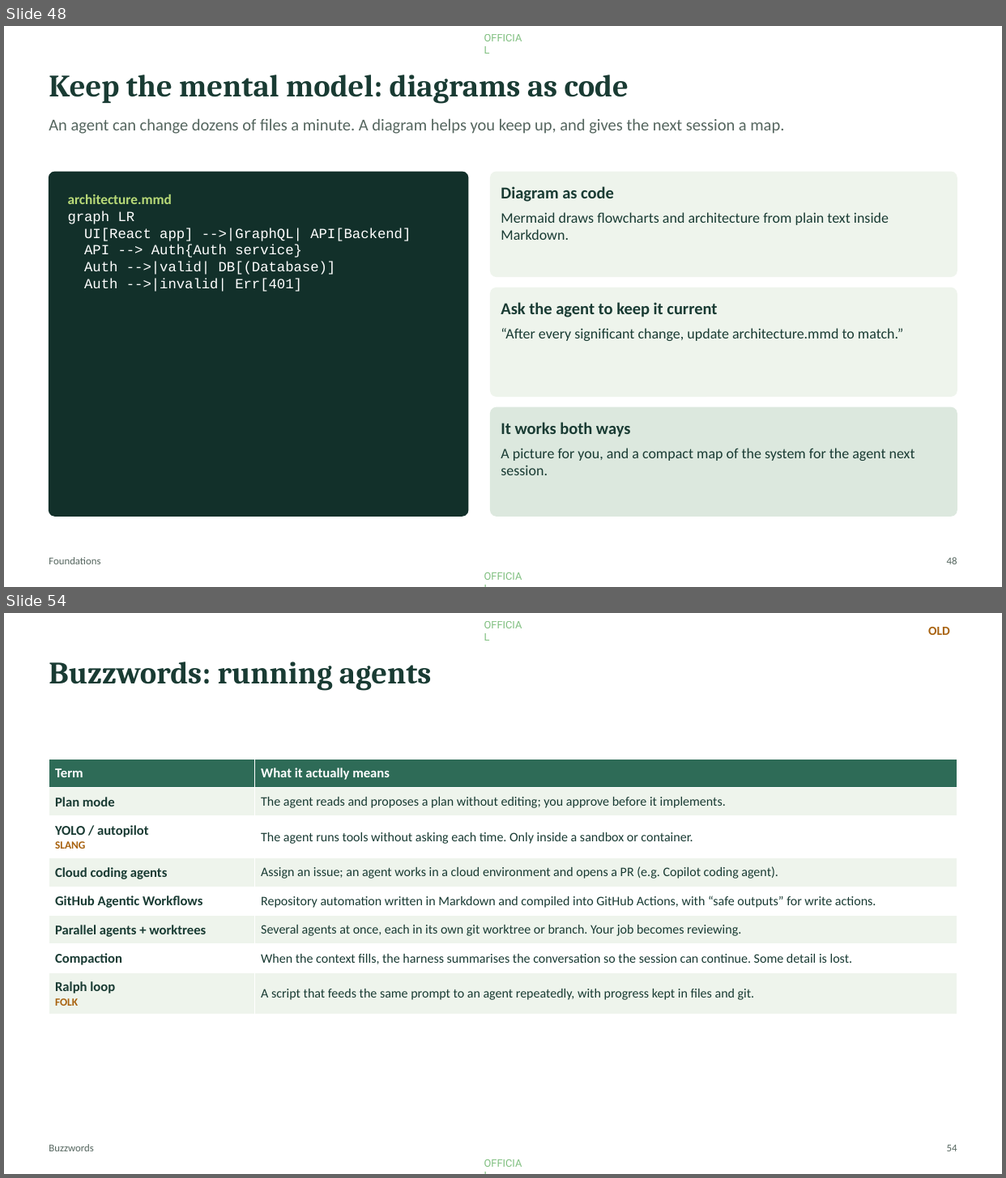
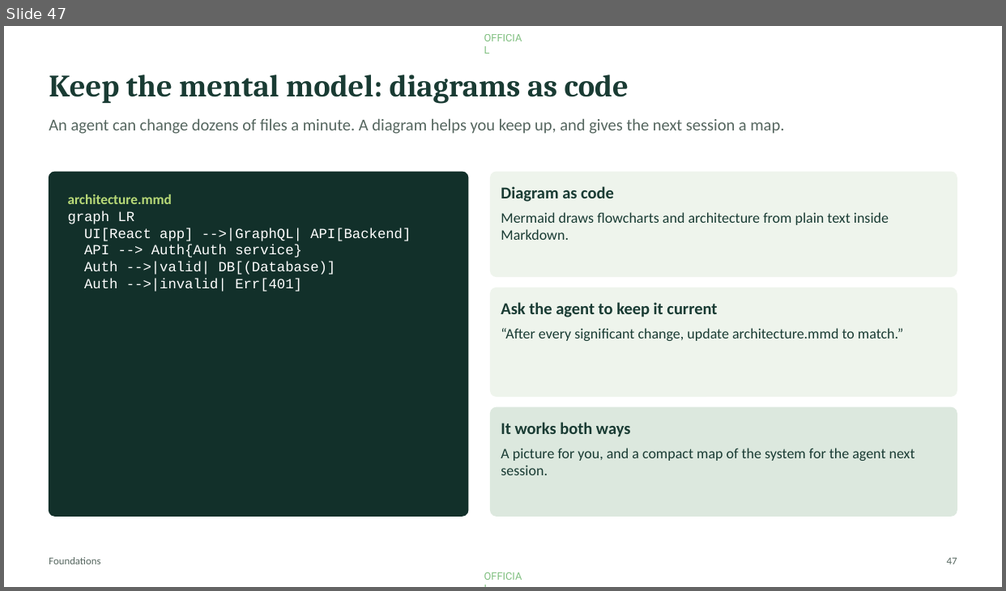
Before and after one commit to Moshe36/ai-developer-toolkit, a slide deck: workshop/agentic-workshop.pptx. Shown one above the other, each under a label of ours: slides 48 and 54 before the commit, slide 47 after it; the slides between them are not shown. The pictures are 1006x1178 and 1006x591 pixels, drawn with LibreOffice and Linux fonts; fonts in the diff are those of the drawing. Boxes give left, top, right and bottom in pixels: in the first picture for what was removed or moved away, otherwise in the second. Text is boxed around its words. In the diff, an @@ line names an element or a change of style, - is before the commit and + after.

```diff
--- a/workshop/agentic-workshop.pptx
+++ b/workshop/agentic-workshop.pptx
@@ slide 54 removed at [4,613,1002,1174], background #FFFFFF; not listed: 2 template elements that a slide beside it also shows @@
@@ text removed at [928,627,950,635] @@
-OLD
@@ text removed at [49,662,431,691] @@
-Buzzwords: running agents
@@ table removed at [49,759,957,1015], 8 rows, 2 columns @@
-Term | What it actually means
-Plan mode | The agent reads and proposes a plan without editing; you approve before it implements.
-YOLO / autopilot / SLANG | The agent runs tools without asking each time. Only inside a sandbox or container.
-Cloud coding agents | Assign an issue; an agent works in a cloud environment and opens a PR (e.g. Copilot coding agent).
-GitHub Agentic Workflows | Repository automation written in Markdown and compiled into GitHub Actions, with “safe outputs” for write actions.
-Parallel agents + worktrees | Several agents at once, each in its own git worktree or branch. Your job becomes reviewing.
-Compaction | When the context fills, the harness summarises the conversation so the session can continue. Some detail is lost.
-Ralph loop / FOLK | A script that feeds the same prompt to an agent repeatedly, with progress kept in files and git.
@@ text removed at [49,1144,93,1152] @@
-Buzzwords
@@ page number removed at [947,1145,957,1152] @@
-54
@@ what was slide 48 is now slide 47 @@
@@ page number at [947,558,957,565]: text changed @@
-48
+47
```
Also in this commit, not shown: 9 slides changed, 25 slides added, 15 other slides removed, 2 other files.
